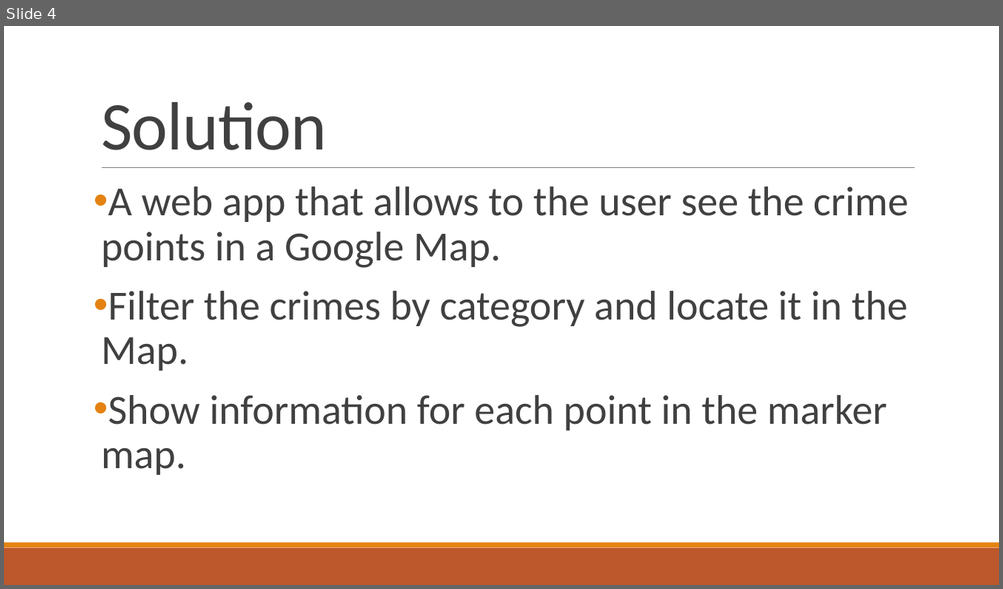
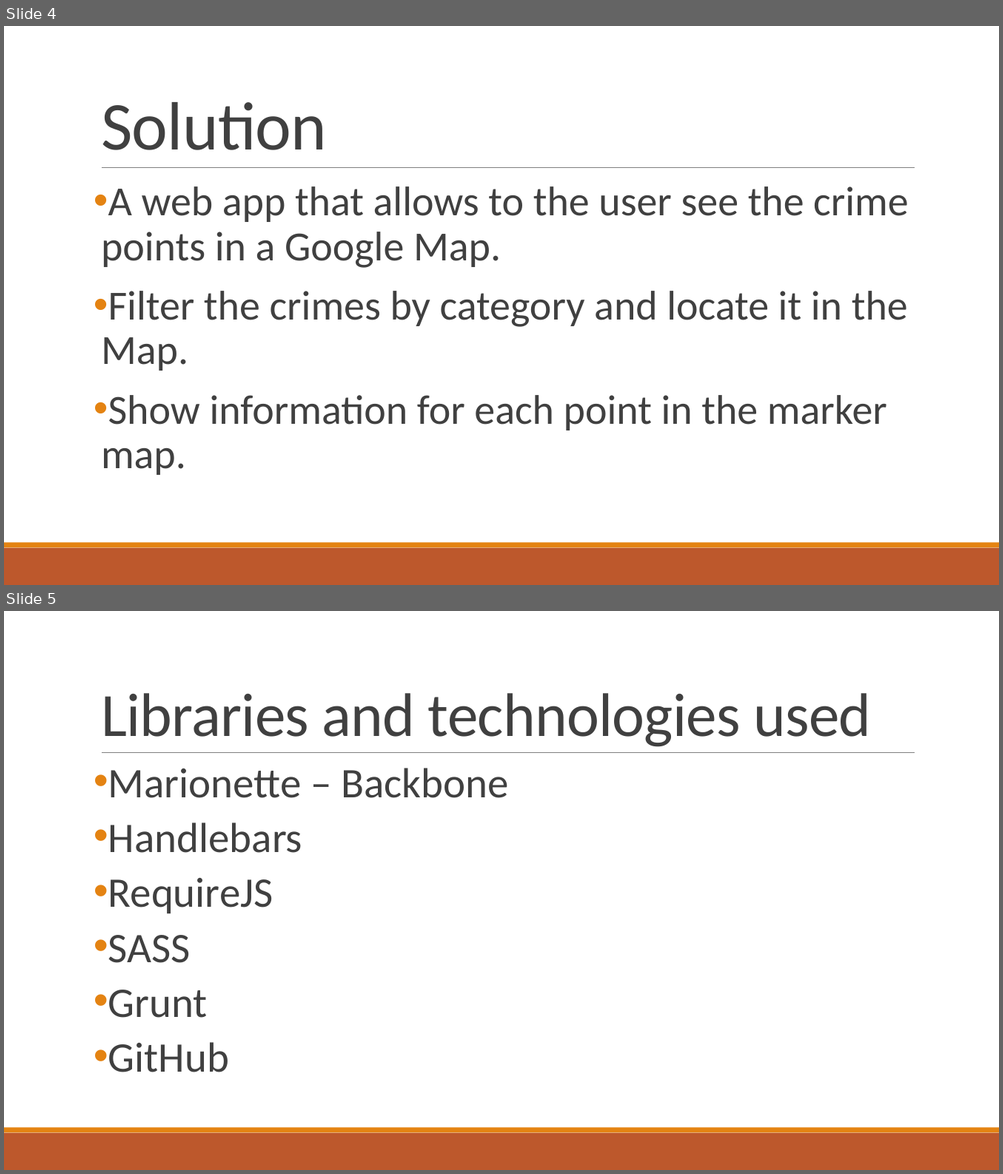
Before and after one commit to pablo1104/challenge_repo, a slide deck: challenge_pablo_alba.pptx. Shown one above the other, each under a label of ours: slide 4 before the commit, slides 4 and 5 after it. The pictures are 1003x589 and 1003x1174 pixels, drawn with LibreOffice and Linux fonts; fonts in the diff are those of the drawing. Boxes give left, top, right and bottom in pixels: in the first picture for what was removed or moved away, otherwise in the second. Text is boxed around its words. In the diff, an @@ line names an element or a change of style, - is before the commit and + after.

```diff
--- a/challenge_pablo_alba.pptx
+++ b/challenge_pablo_alba.pptx
@@ slide 5 added at [4,611,999,1170], background #FFFFFF; not listed: 3 template elements that a slide beside it also shows @@
@@ title added at [101,693,871,747], 59.4 pt, text #404040 @@
+Libraries and technologies used
@@ text added at [108,768,509,1073], 40.7 pt, text #404040 @@
+• Marionette – Backbone
+• Handlebars
+• RequireJS
+• SASS
+• Grunt
+• GitHub
```
Also in this commit, not shown: 3 other files.
